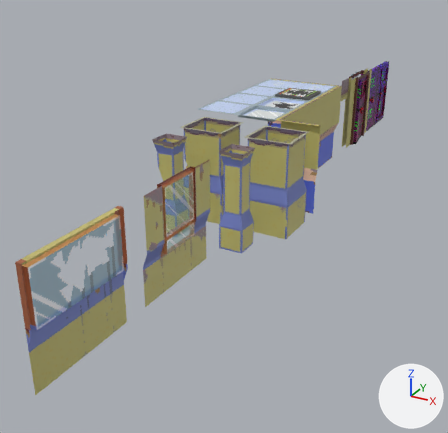
The Blender file 3D Pixel art/Wall Set/Wall set.blend as it was, and as the next commit left it.
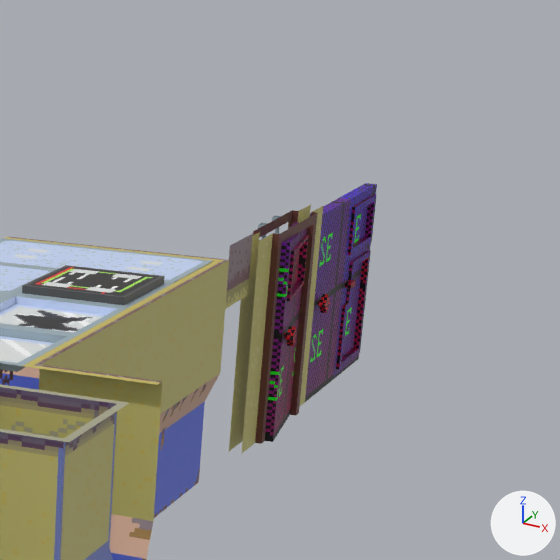
Old and new are each drawn whole from a 50 mm lens placed at (10.8, -28.2, 11.0), pointed at (-2.2, -4.6, -0.8) and again close up on the part from 60% to 100% of the width and 1% to 42% of the height. The axes (+X, +Y, +Z) are drawn at lower right. The lights are the same throughout.

Names of what the first close-up shows: 'Corner-In', 'Corner-Out.001', 'DoorA', 'DoorB', 'DoorC', 'Roof-A', 'Roof-B', 'Roof-C', 'Roof-D', 'Roof-H', 'Wall-A-Long', 'Wall-A-Short'.
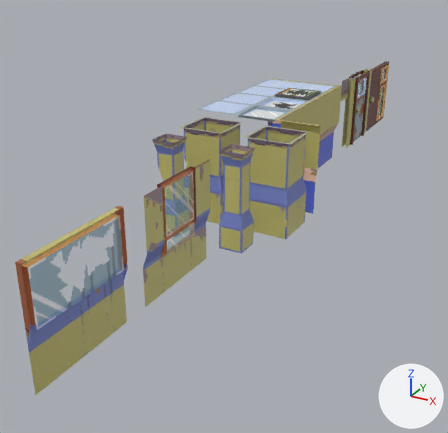
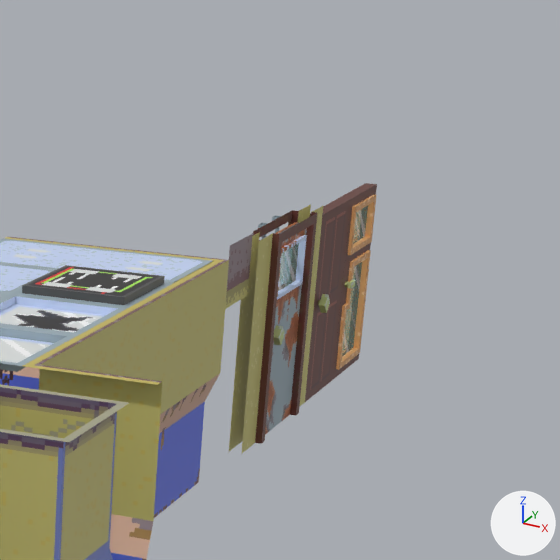
Commit message: Doors albedo

Pixel boxes (x1, y1, x2, y2) of what changed, in the close-ups (560 x 560 px):
'DoorB', recoloured
    both: (293, 198, 351, 403)
'DoorA', recoloured, turned (not visible afterwards)
    before: (260, 223, 308, 442)
'DoorC', reshaped, surface changed (not visible afterwards)
    before: (333, 183, 377, 379)
part 1 of me_cube_003, deleted
    before: (346, 250, 371, 307)
part 2 of me_cube_003, recoloured
    before: (333, 183, 377, 379)

Edits to the bpy script that builds the scene:
```text
Add img_doora_doorb_doorc_albedo_png:
    img_doora_doorb_doorc_albedo_png = load_image('DoorA_DoorB_DoorC_Albedo.png', '_unpacked/DoorA_DoorB_DoorC_Albedo.png', 128, 128, 'sRGB')
Add mat_doors:
    mat_doors = bpy.data.materials.new('Doors')
    # uses the picture img_doora_doorb_doorc_albedo_png
Change me_cube_002:
    where me_cube_002.from_pydata(...)  # 103 vertices, 86 faces; spans x 0.0..200.0, y 0.0..381.0, z -312.0..312.0
    remove me_cube_002.materials.append(mat_material_002)  # picture img_128x128_checker_png
    add me_cube_002.materials.append(mat_doors)
Change me_cube_001:
    where me_cube_001.from_pydata(...)  # 42 vertices, 30 faces; spans x 0.0..200.0, y 0.0..381.0, z -312.0..312.0
    remove me_cube_001.materials.append(mat_material_002)  # picture img_128x128_checker_png
    add me_cube_001.materials.append(mat_doors)
Change me_cube_003:
    used by ob_doorc; location = (0.0, 14.0, 0.0); rotation_euler = (1.571, 0.0, -1.571), in degrees (90, 0, -90); scale = (0.01, 0.01, 0.001)
    remove me_cube_003.from_pydata(...)  # 198 vertices, 172 faces, 6 loose edges; spans x 0.0..200.0, y 0.0..381.0, z -266.0..266.0
    add me_cube_003.from_pydata(...)  # 194 vertices, 172 faces; spans x 0.0..200.0, y 0.0..381.0, z -266.0..266.0
    me_cube_003 part 1: 2 vertices removed from x 19.0..156.0, y 244.0, z -187.0
    me_cube_003 part 2: 160 faces spanning x 0.0..200.0, y 0.0..381.0, z -266.0..266.0 switch from mat_material_002 (picture img_128x128_checker_png) to mat_doors
Change ob_doora:
    ob_doora.rotation_euler: (1.571, 0.0, -1.432) -> (1.571, 0.0, -1.571)  # degrees (90, 0, -82) -> degrees (90, 0, -90)
Change ob_doorc:
    add ob_doorc.visible_shadow = False
```
